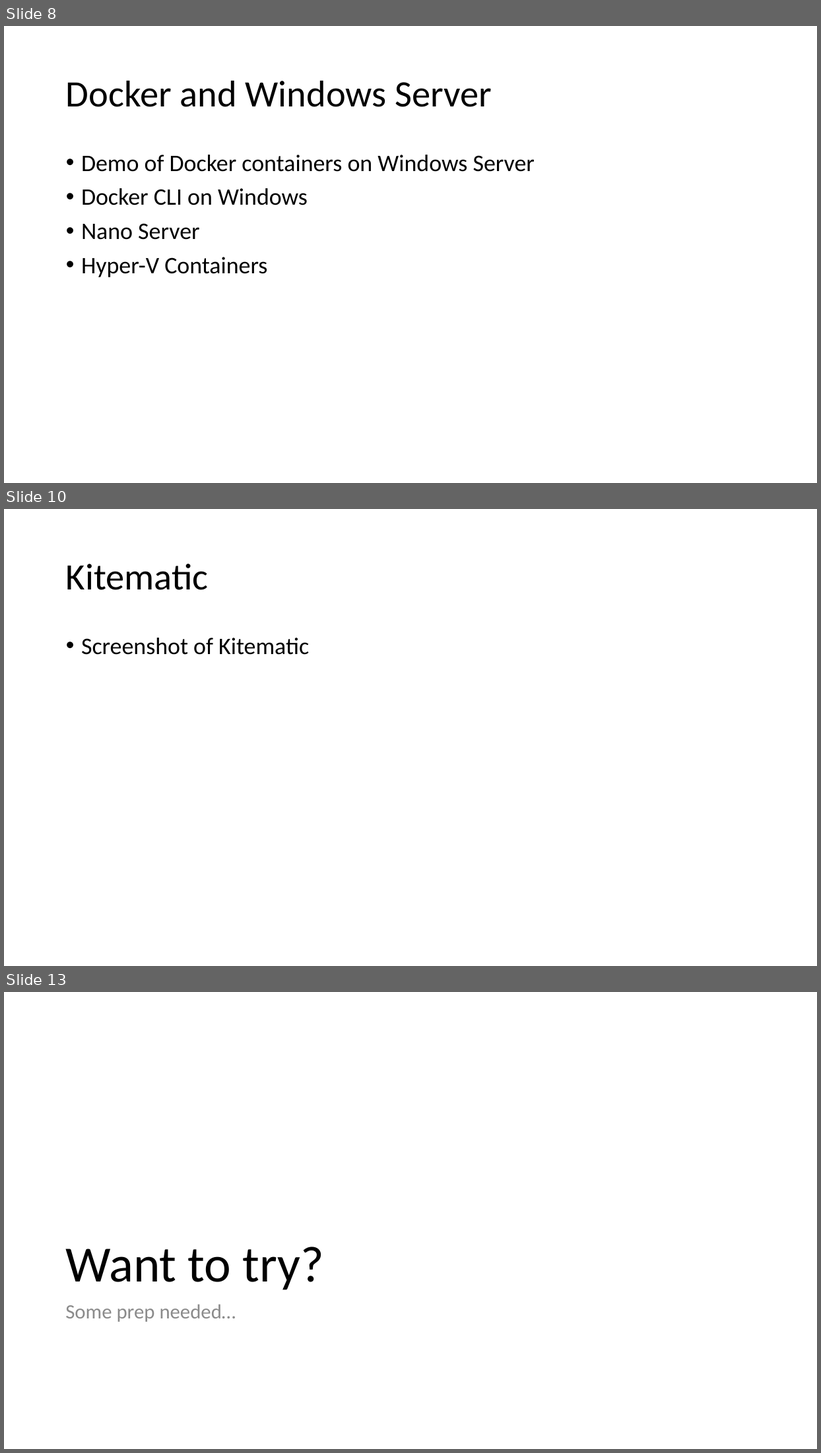
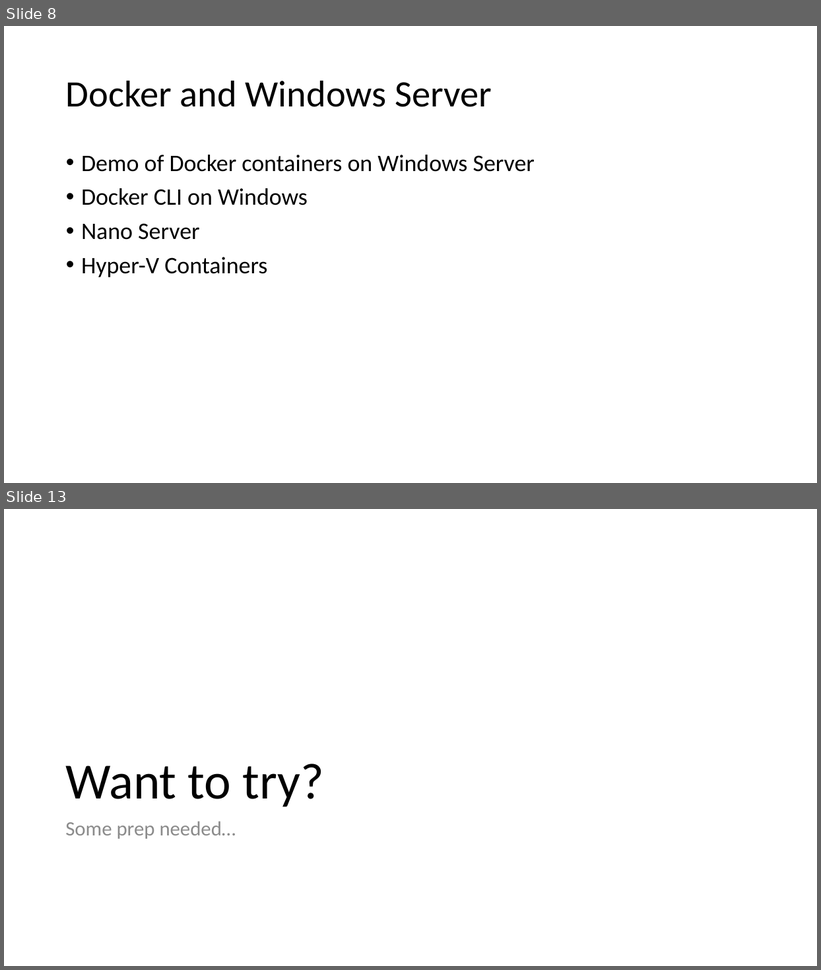
Before and after one commit to tvsnarayana/AzureDevTestDeploy, a slide deck: docs/tutorial.pptx. Shown one above the other, each under a label of ours: slides 8, 10 and 13 before the commit, slides 8 and 13 after it; the slides between them are not shown. The pictures are 821x1453 and 821x970 pixels, drawn with LibreOffice and Linux fonts; fonts in the diff are those of the drawing. Boxes give left, top, right and bottom in pixels: in the first picture for what was removed or moved away, otherwise in the second. Text is boxed around its words. In the diff, an @@ line names an element or a change of style, - is before the commit and + after.

```diff
--- a/docs/tutorial.pptx
+++ b/docs/tutorial.pptx
@@ slide 10 removed at (x1=4, y1=509, x2=817, y2=966), background #FFFFFF @@
@@ title removed at (x1=66, y1=564, x2=209, y2=590) @@
-Kitematic
@@ text removed at (x1=81, y1=638, x2=309, y2=655) @@
-• Screenshot of Kitematic
```
Also in this commit, not shown: 7 slides changed, 4 slides added.
